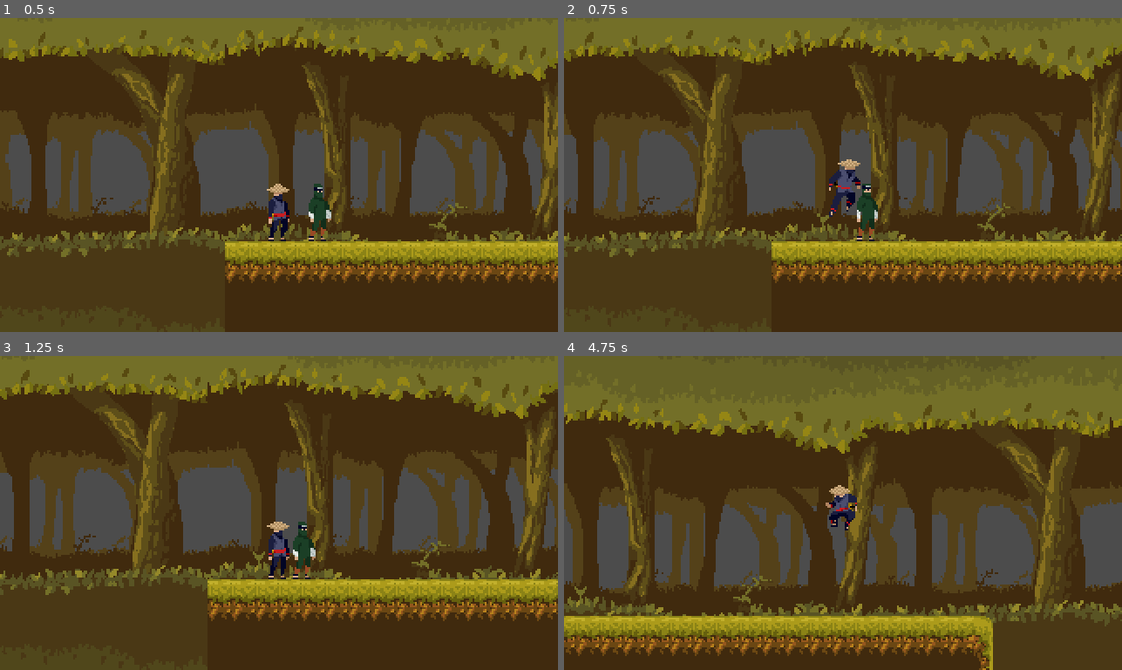
Above: before the commit, frames 1-4 (two rows, left to right).
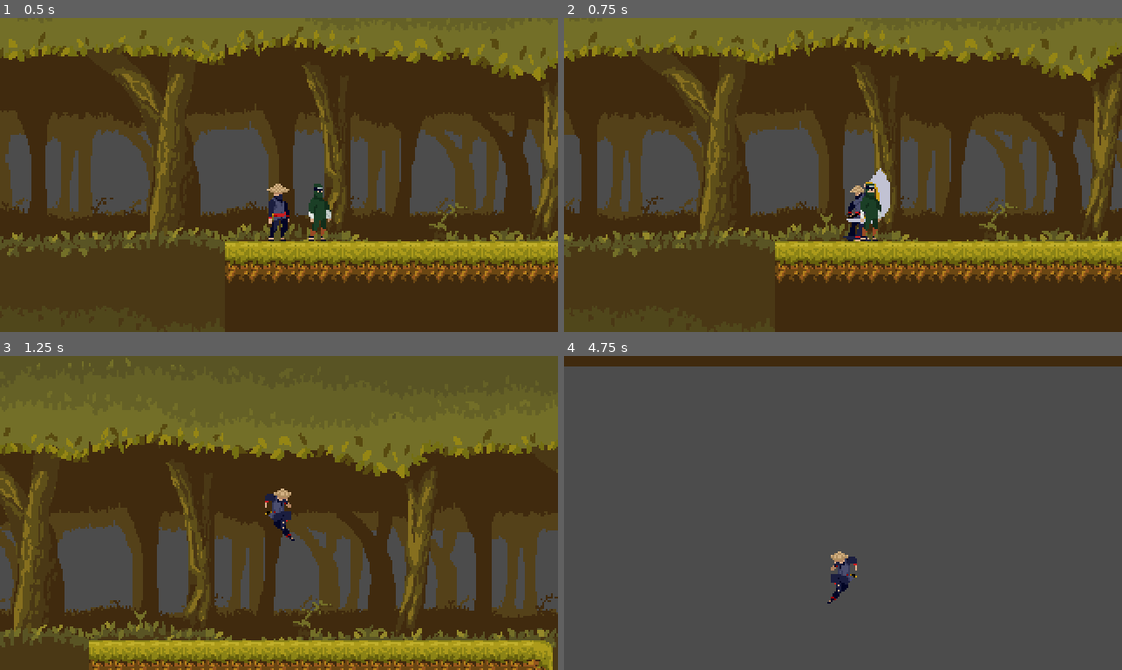
Above: after the commit, the same moments.

Repository: nateslagter/Ninja-Man-Quest-for-the-Shuriken
Game: Godot game, scene res://src/levels/levelOne.tscn
Two runs of this game, one before a commit and one after it. Both use one fixed random seed, a clock stepped at 60 frames per second and the inputs below.
Inputs:
- Up to frame 1 (0.5 s): no input
- Up to frame 2 (0.75 s): hold Right (move_right) from 0.53 s (still down); tap Up (attack) at 0.6 s
- Up to frame 3 (1.25 s): keep holding Right (move_right); tap Space (jump) at 0.77 s
- Up to frame 4 (4.75 s): tap Up (attack) every 0.75 s from 1.35 to 4.35 s; tap Space (jump) at 1.52, 3.02, 3.77, 4.52 s; release Right (move_right) at 2.03 s; hold Left (move_left) 2.03-2.78 s; hold Right (move_right) 2.78-4.28 s; hold Left (move_left) from 4.28 s (still down)

Frame 1 is identical in both runs. In frame 2, 16% of the frame differs, in the area x 0-100%, y 0-100%; in frame 3, 65%; in frame 4, 88%.

Commit message:
Add horizontal knockback

Diff:
--- a/src/StateMachine/StateMachine.gd
+++ b/src/StateMachine/StateMachine.gd
@@ -11,7 +11,7 @@
 var jumping := false
 var slide_velocity = Vector2(-2500,0)
 var enemy_body
-
+var knockback_direction : int
 
 func _ready() -> void:
 	call_deferred("set_state",States.IDLE)
@@ -89,6 +89,8 @@
 				parent.position.x += 8
 			else:
 				parent.position.x -= 8
+		States.KNOCKBACK:
+			parent.position.x += knockback_direction
 
 
 func _enter_state(state) -> void:
@@ -105,15 +107,12 @@
 		States.DODGING:
 			animation_player.play("Dodge")
 		States.KNOCKBACK:
-			print("in knockback")
+			print("entered knockback")
 			damage_player.play("Damaged")
 			if parent.global_position.x < enemy_body.global_position.x:
-				parent.position.x += 8
-				print("subtracting")
+				knockback_direction = -2
 			elif parent.global_position.x > enemy_body.global_position.x:
-				parent.position.x -= 8
-			parent.velocity.y = parent.JUMP_SPEED / 2.0
-			parent.move_and_slide(parent.velocity,Vector2.UP)
+				knockback_direction =  2
 
 
 func _on_AnimationPlayer_animation_finished(anim_name : String) -> void:
@@ -135,4 +134,11 @@
 func _create_knockback(body) -> void:
 	enemy_body = body
 	knocked_back = true
-	_enter_state(States.KNOCKBACK)
+	get_node("../KnockbackTimer").start()
+	state = States.KNOCKBACK
+	_enter_state(state)
+
+
+func _on_KnockbackTimer_timeout() -> void:
+	state = States.IDLE
+	_enter_state(state)
--- a/src/actors/Player.gd
+++ b/src/actors/Player.gd
@@ -18,8 +18,6 @@
 
 func _on_Area2D_body_entered(body : Node2D) -> void:
 	if (body is Boss or body.name =="AttackHitbox" or body.name == "EnemyHitbox") and damageable:
-		print(body.global_position.x)
-		print(global_position)
 		Globals.health -= 1
 		damageable = false
 		$InvincibilityTimer.start()
--- a/src/actors/Player.tscn
+++ b/src/actors/Player.tscn
@@ -183,8 +183,13 @@
 
 [node name="DodgeTimer" type="Timer" parent="."]
 
+[node name="KnockbackTimer" type="Timer" parent="."]
+wait_time = 0.5
+one_shot = true
+
 [connection signal="player_hit" from="." to="PlayerStateMachine" method="_create_knockback"]
 [connection signal="animation_finished" from="AnimationPlayer" to="PlayerStateMachine" method="_on_AnimationPlayer_animation_finished"]
 [connection signal="area_entered" from="Sprite/Area2D" to="." method="_on_Area2D_body_entered"]
 [connection signal="body_entered" from="Sprite/Area2D" to="." method="_on_Area2D_body_entered"]
 [connection signal="timeout" from="InvincibilityTimer" to="." method="_on_InvincibilityTimer_timeout"]
+[connection signal="timeout" from="KnockbackTimer" to="PlayerStateMachine" method="_on_KnockbackTimer_timeout"]
